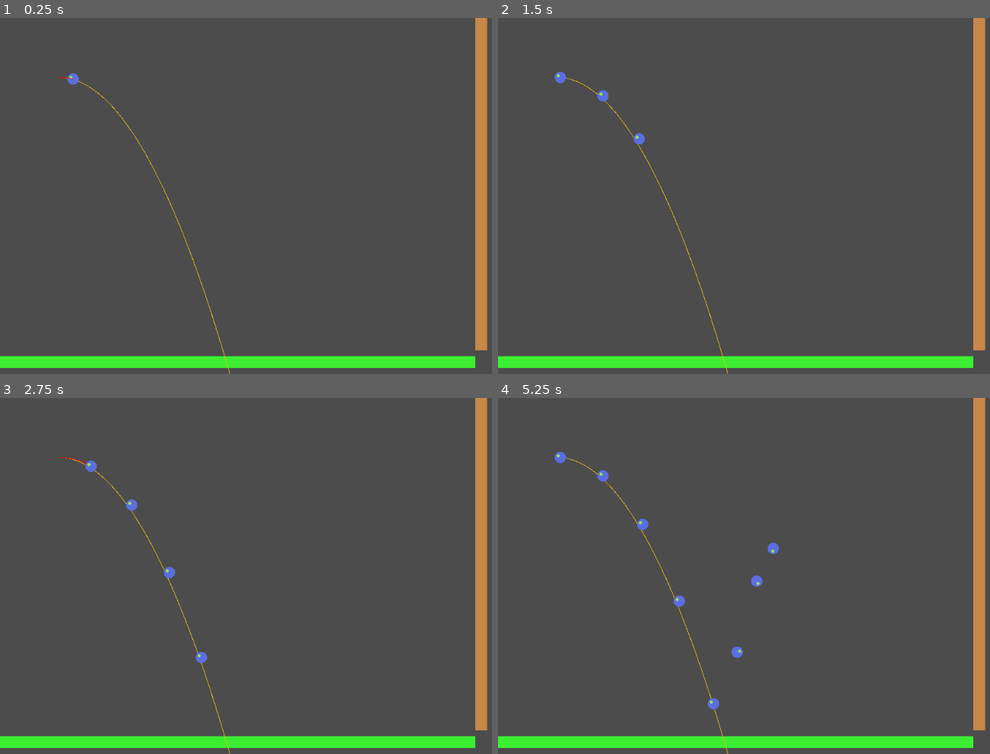
Above: before the commit, frames 1-4 (two rows, left to right).
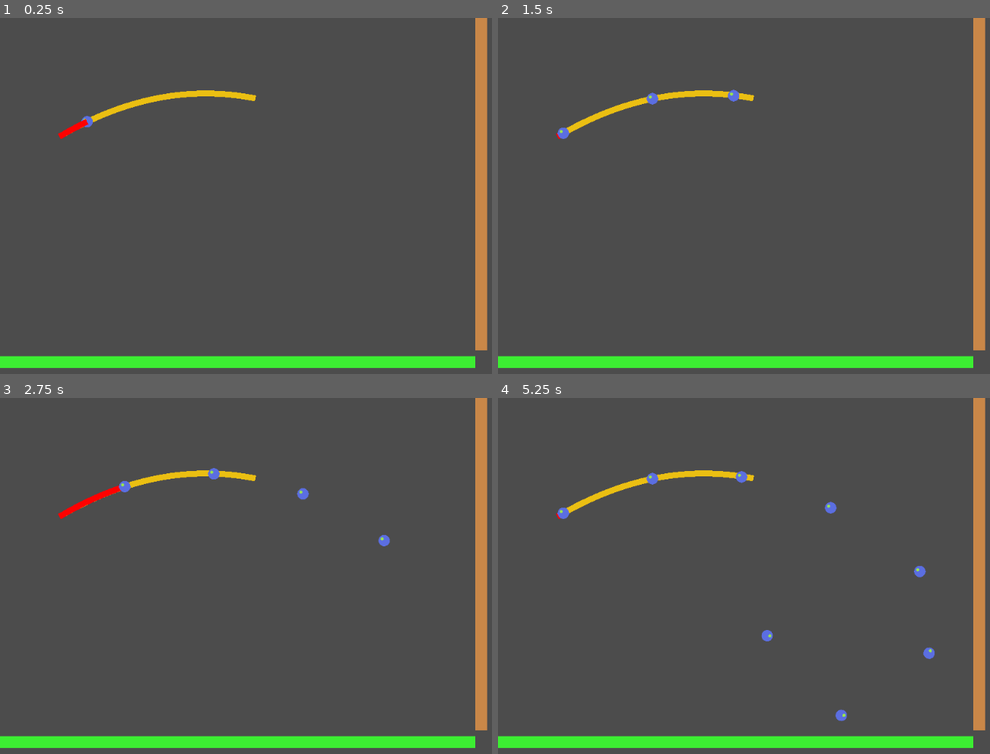
Above: after the commit, the same moments.

Repository: kerodekroma/projection-playground
Game: Godot game, scene res://main.tscn
Two runs of this game, one before a commit and one after it. Both use one fixed random seed, a clock stepped at 60 frames per second and the inputs below.
Inputs (mouse positions are in pixels of both pictures, inside the frame that each line leads up to):
- Up to frame 1 (0.25 s): no input
- Up to frame 2 (1.5 s): move the mouse to (935, 178) at 0.52 s; click (935, 178) at 0.6 s; move the mouse to (680, 213) at 1.27 s; click (680, 213) at 1.35 s
- Up to frame 3 (2.75 s): move the mouse to (364, 497) at 2.02 s; click (364, 497) at 2.1 s
- Up to frame 4 (5.25 s): move the mouse to (773, 647) at 2.77 s; click (773, 647) at 2.85 s; move the mouse to (985, 629) at 3.52 s; click (985, 629) at 3.6 s; move the mouse to (621, 522) at 4.27 s; click (621, 522) at 4.35 s; move the mouse to (832, 576) at 5.02 s; click (832, 576) at 5.1 s

The runs differ from the first frame. In frame 1, 1.0% of the frame differs, in the area x 11-53%, y 15-100%; in frame 2, 1.2%; in frame 3, 1.4%; in frame 4, 1.8%, in the area x 11-89%, y 15-100%.

Commit message:
DONE
It requires to put the balls damp property value to 0
and rework with the v2 formula

Diff:
--- a/ball.tscn
+++ b/ball.tscn
@@ -9,9 +9,12 @@
 [sub_resource type="CircleShape2D" id=1]
 
 [node name="Ball" type="RigidBody2D"]
+mass = 0.5
 physics_material_override = SubResource( 2 )
 sleeping = true
 can_sleep = false
+linear_damp = 0.0
+angular_damp = 0.0
 script = ExtResource( 2 )
 
 [node name="Sprite" type="Sprite" parent="."]
--- a/main.gd
+++ b/main.gd
@@ -1,8 +1,8 @@
 extends Node2D
 
 const Ball = preload("res://ball.tscn")
-const max_points = 500
-const initial_ball_position = Vector2(100, 100)
+const max_points = 100
+const initial_ball_position = Vector2(100, 200)
 
 onready var line_by_formula = $ProjectionByFormula
 
@@ -10,7 +10,7 @@
 var is_ball_outside = false
 var steps = []
 var line = Line2D.new()
-const impulse = Vector2(100, 0)
+const impulse = Vector2(200, -120)
 
 func _ready():
 	create_ball()
@@ -26,7 +26,7 @@
 			remove_child(node)
 
 func _physics_process(delta):
-	print("_physics_process:delta", delta)
+	#print("_physics_process:delta", delta)
 	line.add_point(ball_instance.position)
 	render_projection_v2(delta)
 
@@ -41,7 +41,7 @@
 	if line.points.size() > 1:
 		line.clear_points()
 
-	line.width = 1
+	line.width = 10
 	line.default_color = Color.red
 
 func render_projection_v1():
@@ -63,8 +63,6 @@
 
 	line_by_formula.clear_points()
 	var pos = initial_ball_position
-	var radius = 10 * 2
-
 	var _gravity = Vector2(0, 1)
 	var _inv_mass = 1.0 / 1 # ball mass
 	var _force = _gravity + impulse
@@ -72,5 +70,5 @@
 
 	for i in max_points:
 		line_by_formula.add_point(pos)
-		vel += _gravity * 2 * delta
+		vel += _gravity * (0.01 + delta)
 		pos += vel
--- a/main.tscn
+++ b/main.tscn
@@ -44,5 +44,4 @@
 }
 
 [node name="ProjectionByFormula" type="Line2D" parent="."]
-width = 1.0
 default_color = Color( 0.921569, 0.74902, 0.0705882, 1 )
